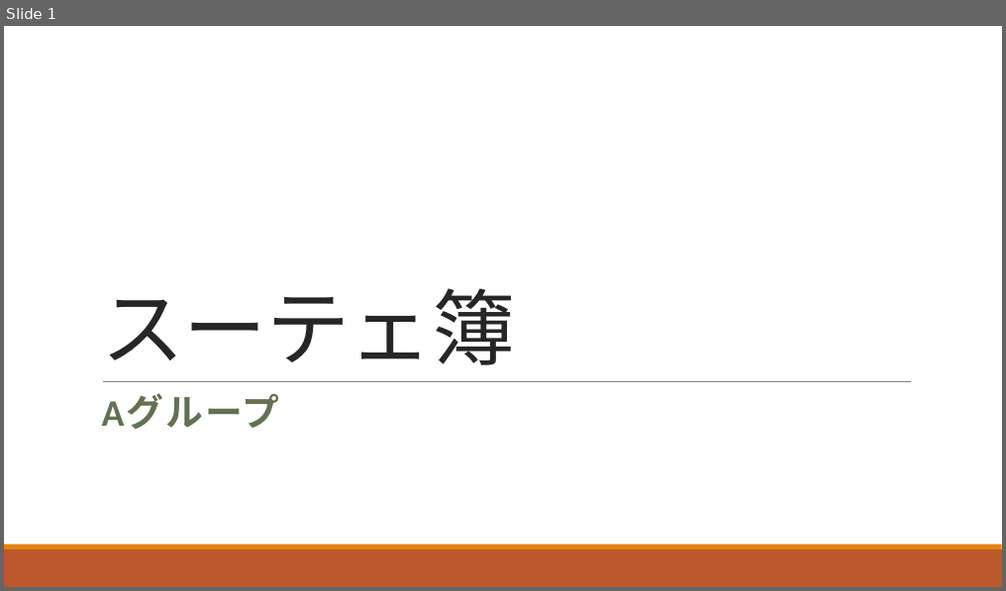
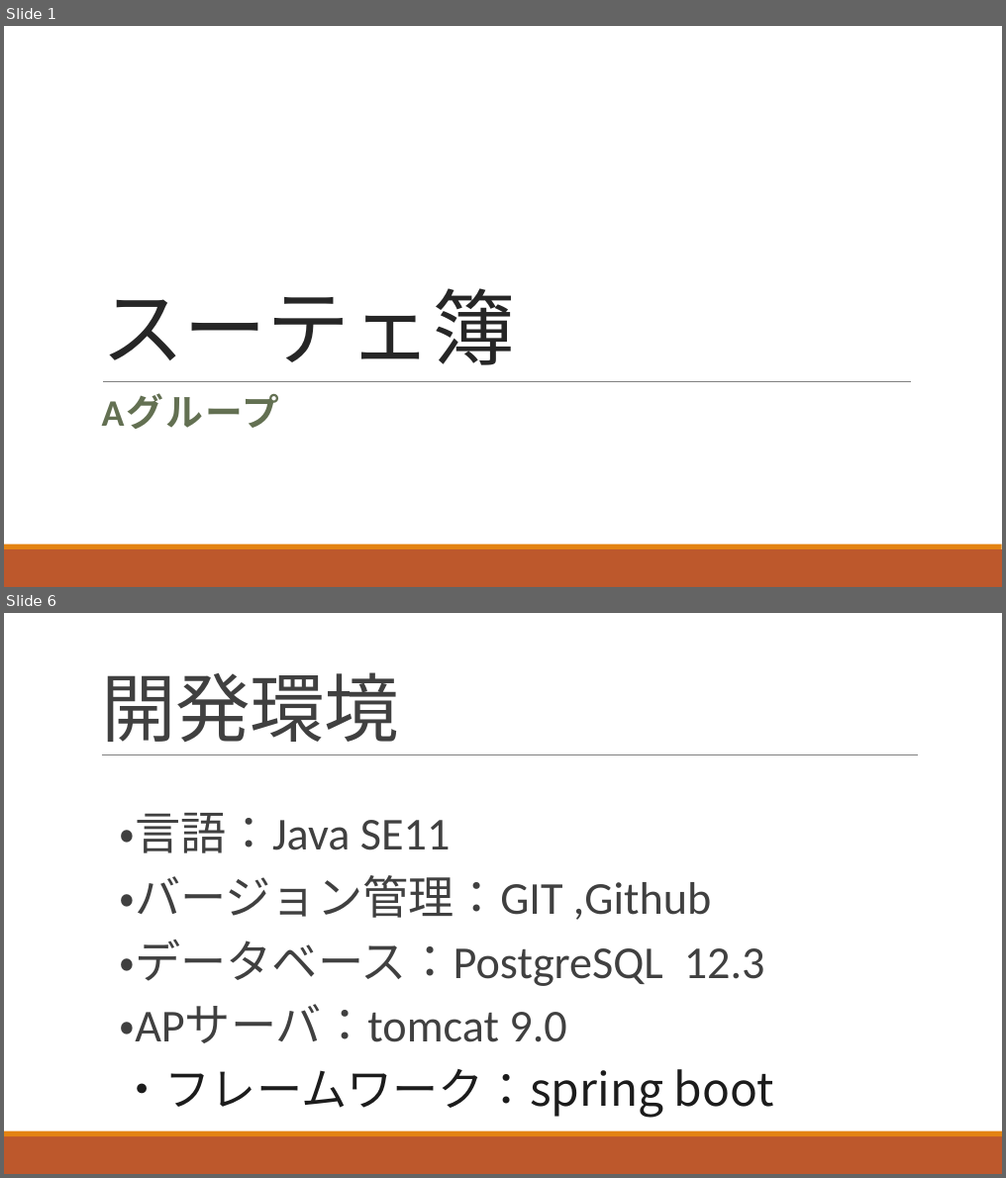
Before and after one commit to ShunjiYamamoto/groupA, a slide deck: 9.発表資料/グループ開発_Aグループ発表資料.pptx. Shown one above the other, each under a label of ours: slide 1 before the commit, slides 1 and 6 after it; the slides between them are not shown. The pictures are 1006x591 and 1006x1178 pixels, drawn with LibreOffice and Linux fonts; fonts in the diff are those of the drawing. Boxes give left, top, right and bottom in pixels: in the first picture for what was removed or moved away, otherwise in the second. Text is boxed around its words. In the diff, an @@ line names an element or a change of style, - is before the commit and + after.

```diff
--- a/9.発表資料/グループ開発_Aグループ発表資料.pptx
+++ b/9.発表資料/グループ開発_Aグループ発表資料.pptx
@@ slide 6 added at (4,613,1002,1174), background #FFFFFF; not listed: 2 template elements that a slide beside it also shows @@
@@ title added at (101,672,399,742), 72 pt, text #404040 @@
+開発環境
@@ line added from (102, 756) to (918, 756), #808080 0.5 pt @@
@@ text added at (120,813,774,1118), 44 pt, text #404040 @@
+  ・言語：Java SE11
+  ・バージョン管理：GIT ,Github
+  ・データベース：PostgreSQL 12.3
+  ・APサーバ：tomcat 9.0
+  ・フレームワーク：spring boot
```
Also in this commit, not shown: 11 slides changed, 4 other slides added, 3 other files.
